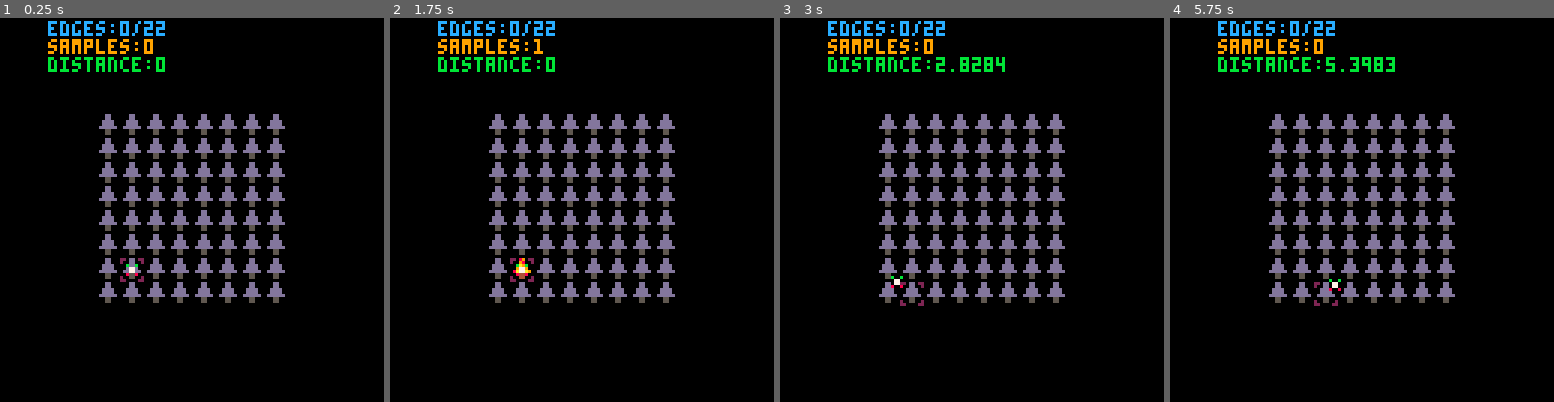
Above: before the commit, frames 1-4 (left to right).
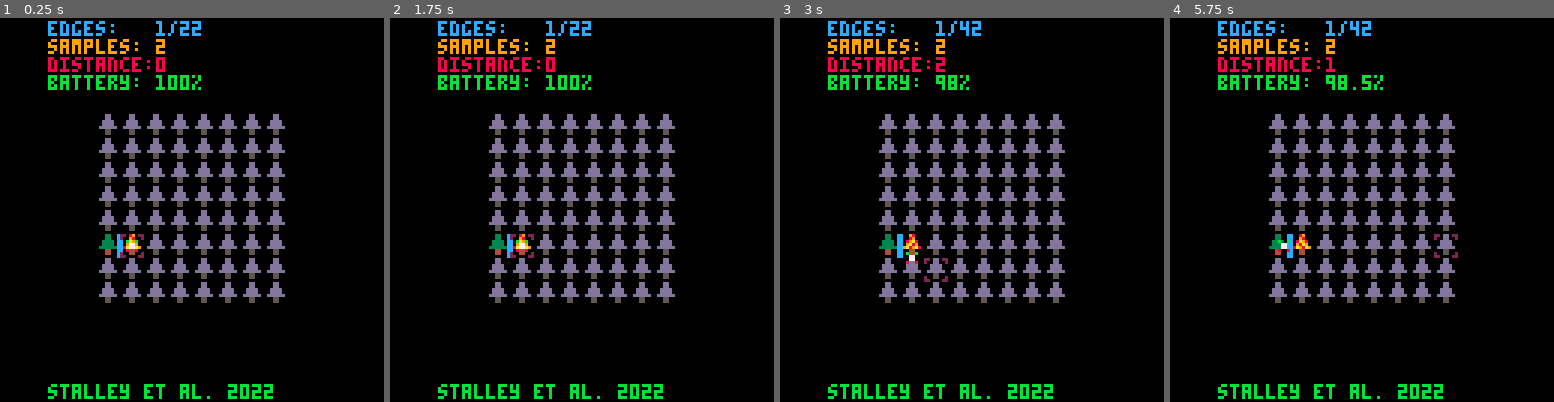
Above: after the commit, the same moments.

Repository: sstalley/p8cup
Game: PICO-8 cartridge nft.p8
Two runs of this game, one before a commit and one after it. Both use one fixed random seed, a clock stepped at 60 frames per second and the inputs below.
Inputs:
- Up to frame 1 (0.25 s): no input
- Up to frame 2 (1.75 s): tap O (Z key) at 0.33, 0.7, 1.43 s; tap X (X key) at 1.07 s
- Up to frame 3 (3 s): hold Left 1.97-2.37 s; tap X (X key) at 2.07, 2.4, 2.73 s; tap O (Z key) at 2.22 s; hold Down 2.42-2.82 s; hold Right from 2.87 s (still down)
- Up to frame 4 (5.75 s): tap X (X key) every 0.33 s from 3.07 to 5.73 s; tap O (Z key) at 3.1, 3.98, 4.87 s; release Right at 3.53 s; hold Up 3.58-4.08 s; hold Right 4.13-4.53 s; hold Down 4.58-5.08 s; hold Left from 5.13 s (still down)

The runs differ from the first frame. In frame 1, 3.2% of the frame differs, in the area x 12-72%, y 0-100%; in frame 2, 3.2%; in frame 3, 3.4%; in frame 4, 3.5%, in the area x 12-75%, y 0-100%.

Commit message:
added 2 more maps + switching between them (S and U)

Diff:
--- a/nft.p8
+++ b/nft.p8
@@ -12,6 +12,11 @@
 flashitvl=0.5 --period of flash
 flashpcnt=0.1 --how long to flash
 movedtime=0.4 --time for drone to move
+tbatt = 100 -- total battery
+nmaps = 3 -- how many maps
+mapxoffset = 9
+mapx=0
+mapn=-1 --starting map-1
 
 function resetmap()
  for col=0,mapw-1 do
@@ -23,12 +28,14 @@
  fedges = 0
  samples = 0
  tdist = 0
+ batt = tbatt
+ done = false
 end
 
 function totaledges()
  tedges = 0
  --horizontal edges
- for col=0,mapw-1 do
+ for col=mapx,mapx+mapw-1 do
   for row=0,maph-2 do
    if mget(col,row) != mget(col,row+1) do
     tedges += 1
@@ -37,7 +44,7 @@
  end
 
  --vertical edges
- for col=0,mapw-2 do
+ for col=mapx,mapx+mapw-2 do
   for row=0,maph-1 do
    if mget(col,row) != mget(col+1,row) do
     tedges += 1
@@ -50,13 +57,18 @@
 end
 
 function _init()
- cy=6
+ cy=5
  cx=1
+ done = false
  droney = cy
  dronex = cx
  movedstart = 0
+ mapn = (mapn + 1) % nmaps
+ mapx = mapn * mapxoffset
  tedges = totaledges()
  resetmap()
+ unhide(cx, cy)
+ unhide(cx-1, cy)
  updatesamples()
 end
 
@@ -67,7 +79,7 @@
   for row=0,maph-2 do
    f1 = not hidden[col][row]
    f2 = not hidden[col][row+1]
-   diff = mget(col,row) != mget(col,row+1)
+   diff = mget(col+mapx,row) != mget(col+mapx,row+1)
    if f1 and f2 and diff do
     fe += 1
    end
@@ -79,13 +91,16 @@
   for row=0,maph-1 do
    f1 = not hidden[col][row]
    f2 = not hidden[col+1][row]
-   diff = mget(col,row) != mget(col+1,row)
+   diff = mget(col+mapx,row) != mget(col+1+mapx,row)
    if f1 and f2 and diff do
     fe += 1
    end
   end
  end
 
+ if fe == tedges do
+  done = true
+ end
  fedges = fe
 end
 
@@ -114,6 +129,7 @@
  dx = dronex - x
  dy = droney - y
  tdist += sqrt(dx*dx + dy*dy)
+ batt = tbatt - (tdist + samples)/2
 end
 
 
@@ -123,7 +139,7 @@
  if btnp(⬆️) then cy=(cy-1)%maph end
  if btnp(⬇️) then cy=(cy+1)%maph end
  if btnp(❎) then movedrone(cx, cy) end
- if btnp(🅾️) then resetmap() end
+ if btnp(🅾️) then _init() end
 
 end
 
@@ -134,7 +150,7 @@
   for row=0,maph-2 do
    f1 = not hidden[col][row]
    f2 = not hidden[col][row+1]
-   diff = mget(col,row) != mget(col,row+1)
+   diff = mget(mapx+col,row) != mget(mapx+col,row+1)
    if f1 and f2 and diff do
     spr(6,offsetx+col*8, offsety+row*8+4)
    end
@@ -146,7 +162,7 @@
   for row=0,maph-1 do
    f1 = not hidden[col][row]
    f2 = not hidden[col+1][row]
-   diff = mget(col,row) != mget(col+1,row)
+   diff = mget(mapx+col,row) != mget(mapx+col+1,row)
    if f1 and f2 and diff do
     spr(5,offsetx+col*8+4, offsety+row*8)
    end
@@ -177,16 +193,14 @@
   pcnt = (time() - movedstart)/movedtime
   nx = offsetx+newdx*8
   ny = offsety+newdy*8
-  if pcnt > 1 then -- we are done
+  if pcnt >= 1 then -- we are done
    dronex = newdx
    droney = newdy
    movedstart = 0
    unhide(dronex, droney)
-  else
-   x = x * (1-pcnt) + nx * pcnt
-   y = y * (1-pcnt) + ny * pcnt
-  end
-
+  end
+  x = x * (1-pcnt) + nx * pcnt
+  y = y * (1-pcnt) + ny * pcnt
  end
 
  spr(dspr, x, y)
@@ -195,10 +209,16 @@
 function drawmap()
  for col=0,mapw-1 do
   for row =0,maph-1 do
-   if hidden[col][row] do
+
+   if done do
+    treespr=mget(col+mapx, row)
+    if treespr == 2 do
+      treespr = 3
+    end
+   elseif hidden[col][row] do
     treespr=3
    else
-    treespr=mget(col, row)
+    treespr=mget(col+mapx, row)
    end
    --flip the trees every few frames
    flipx = (time() / aniitvl) % 2 > 1
@@ -213,10 +233,12 @@
  drawmap()
  drawcurse()
  drawdrone()
- print('edges:'..fedges..'/'..tedges,16, 1, 12)
- print('samples:'..samples, 16, 1+6, 9)
- print('distance:'..tdist, 16, 1+2*6, 11)
-
+ print('edges:   '..fedges..'/'..tedges,16, 1, 12)
+ print('samples: '..samples, 16, 1+6, 9)
+ print('distance:'..tdist, 16, 1+2*6, 8)
+ print('battery: '..batt..'%', 16, 1+3*6, 11)
+
+ print('stalley et al. 2022', 16, 122)
 end
 __gfx__
 000000000003300000098000000dd00022000022000cc00000000000000000000000000000000000000000000000000000000000000000000000000000000000
@@ -243,11 +265,11 @@
 0aa00aa0000000000000000000000000000000000000000000000000000000000000000000000000000000000000000000000000000000000000000000000000
 0aa00aa0000000000000000000000000000000000000000000000000000000000000000000000000000000000000000000000000000000000000000000000000
 __map__
-0101010101010101000000000000000000000000000000000000000000000000000000000000000000000000000000000000000000000000000000000000000000000000000000000000000000000000000000000000000000000000000000000000000000000000000000000000000000000000000000000000000000000000
-0102020202010101000000000000000000000000000000000000000000000000000000000000000000000000000000000000000000000000000000000000000000000000000000000000000000000000000000000000000000000000000000000000000000000000000000000000000000000000000000000000000000000000
-0102020202020101000000000000000000000000000000000000000000000000000000000000000000000000000000000000000000000000000000000000000000000000000000000000000000000000000000000000000000000000000000000000000000000000000000000000000000000000000000000000000000000000
-0102020202020101000000000000000000000000000000000000000000000000000000000000000000000000000000000000000000000000000000000000000000000000000000000000000000000000000000000000000000000000000000000000000000000000000000000000000000000000000000000000000000000000
-0102020202010101000000000000000000000000000000000000000000000000000000000000000000000000000000000000000000000000000000000000000000000000000000000000000000000000000000000000000000000000000000000000000000000000000000000000000000000000000000000000000000000000
-0102020101010101000000000000000000000000000000000000000000000000000000000000000000000000000000000000000000000000000000000000000000000000000000000000000000000000000000000000000000000000000000000000000000000000000000000000000000000000000000000000000000000000
-0102020101010101000000000000000000000000000000000000000000000000000000000000000000000000000000000000000000000000000000000000000000000000000000000000000000000000000000000000000000000000000000000000000000000000000000000000000000000000000000000000000000000000
-0101010101010101000000000000000000000000000000000000000000000000000000000000000000000000000000000000000000000000000000000000000000000000000000000000000000000000000000000000000000000000000000000000000000000000000000000000000000000000000000000000000000000000
+0101010101010101000101010101010101000101010101010101000000000000000000000000000000000000000000000000000000000000000000000000000000000000000000000000000000000000000000000000000000000000000000000000000000000000000000000000000000000000000000000000000000000000
+0102020202010101000102020202020201000102020101020201000000000000000000000000000000000000000000000000000000000000000000000000000000000000000000000000000000000000000000000000000000000000000000000000000000000000000000000000000000000000000000000000000000000000
+0102020202020101000102010101010101000102020101020201000000000000000000000000000000000000000000000000000000000000000000000000000000000000000000000000000000000000000000000000000000000000000000000000000000000000000000000000000000000000000000000000000000000000
+0102020202020101000102020202020201000102020101020201000000000000000000000000000000000000000000000000000000000000000000000000000000000000000000000000000000000000000000000000000000000000000000000000000000000000000000000000000000000000000000000000000000000000
+0102020202010101000101010101010201000102020101020201000000000000000000000000000000000000000000000000000000000000000000000000000000000000000000000000000000000000000000000000000000000000000000000000000000000000000000000000000000000000000000000000000000000000
+0102020101010101000102020202020201000102020202020201000000000000000000000000000000000000000000000000000000000000000000000000000000000000000000000000000000000000000000000000000000000000000000000000000000000000000000000000000000000000000000000000000000000000
+0102020101010101000101010101010101000101020202020101000000000000000000000000000000000000000000000000000000000000000000000000000000000000000000000000000000000000000000000000000000000000000000000000000000000000000000000000000000000000000000000000000000000000
+0101010101010101000101010101010101000101010101010101000000000000000000000000000000000000000000000000000000000000000000000000000000000000000000000000000000000000000000000000000000000000000000000000000000000000000000000000000000000000000000000000000000000000
